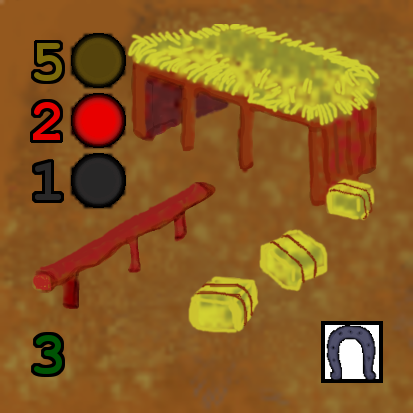
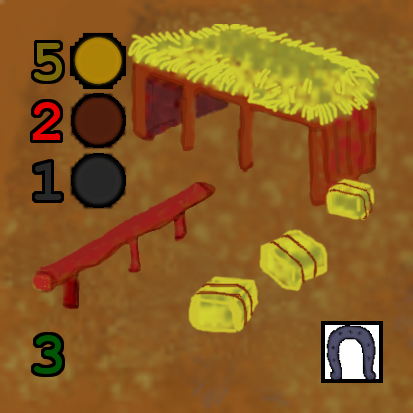
Before/after of a 413 × 413 layered artwork. What changed in the layer stack:
renamed "Icono Oro.png" to "Icono Oro.png #1", moved it above "Icono Madera.png #1", painted on it over left=70, top=33, right=126, bottom=89
renamed "Icono Madera.png" to "Icono Madera.png #1", moved it above "Icono Guardian 4.png", painted on it over left=70, top=94, right=125, bottom=147
